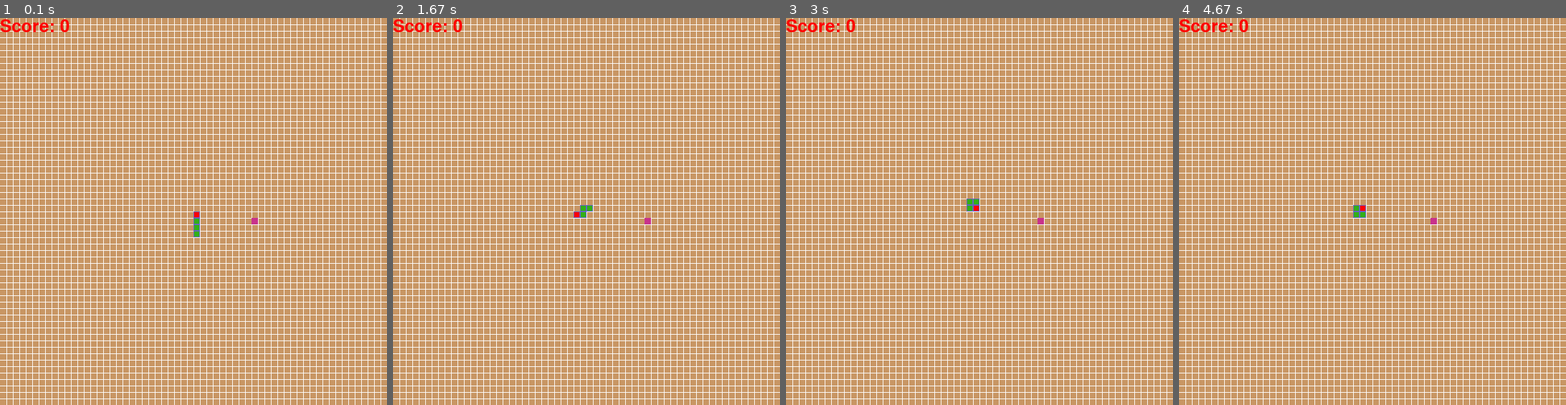
Above: before the commit, frames 1-4 (left to right).
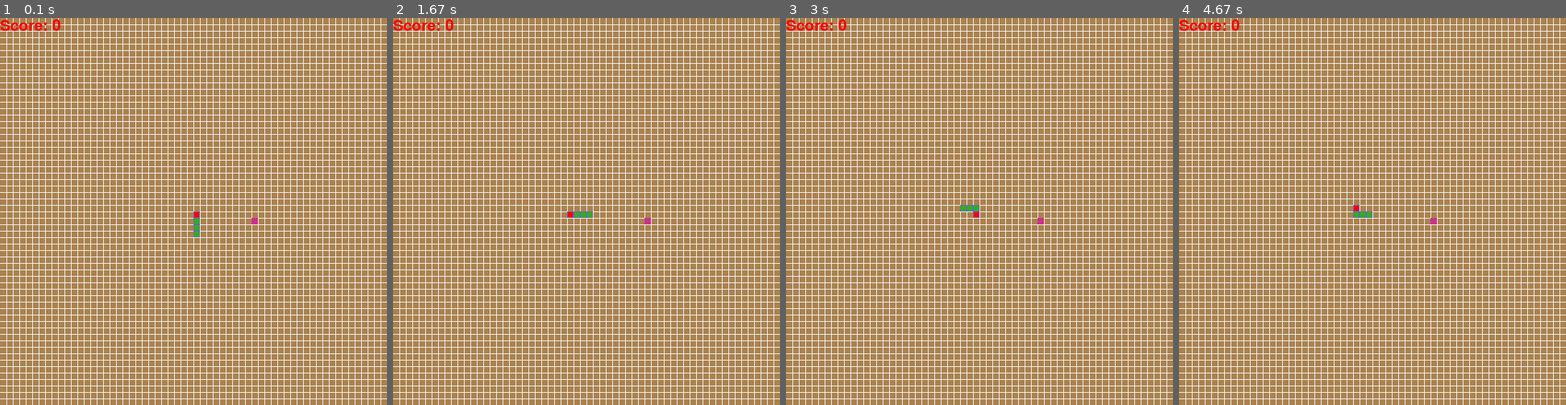
Above: after the commit, the same moments.

Repository: MRX44/Snake-pygame
Game: pygame game, started from Snake.py
Two runs of this game, one before a commit and one after it. Both use one fixed random seed, a clock stepped at 60 frames per second and the inputs below.
Inputs:
- Up to frame 1 (0.1 s): no input
- Up to frame 2 (1.67 s): hold Left 0.33-0.87 s; hold Down 0.9-1.2 s; hold Left 1.23-1.63 s
- Up to frame 3 (3 s): hold Up 1.67-2.03 s; hold Right 2.07-2.7 s; hold Down from 2.73 s (still down)
- Up to frame 4 (4.67 s): release Down at 3.1 s; hold Left 3.13-3.6 s; hold Right 3.63-4.1 s; hold Up 4.13-4.43 s; hold Right from 4.47 s (still down)

The runs differ from the first frame. In frame 1, 81% of the frame differs, in the area x 0-100%, y 0-100%; in frame 2, 81%; in frame 3, 81%; in frame 4, 81%.

Commit message:
add bounds and (game over and play again) buttons

Diff:
--- a/Snake.py
+++ b/Snake.py
@@ -1,5 +1,6 @@
 import pygame
 import random
+from pygame.locals import *
 
 pygame.init()
 
@@ -8,14 +9,18 @@
 HEIGHT = 600
 
 #colors
-bg = (200,150,100)
+bg = (170,130,80 )
 body_inner = (50,175,25)
 body_outer = (100,100,200)
 red = (255,0,0)
 food_color = (200,50,140)
-score_color = (255,0,0)
+red = (255,0,0)
+
 #define fon
-font = pygame.font.SysFont(None,40)
+font = pygame.font.SysFont(None,35)
+
+#set up rect for play again
+again_rect = Rect(WEIDTH//2 -80 , HEIGHT//2 , 150,60)
 
 #create window
 window = pygame.display.set_mode((WEIDTH,HEIGHT))
@@ -29,12 +34,12 @@
     for i in range(WEIDTH//cell_size):
         x+= cell_size
         y+=cell_size
-        pygame.draw.line(window,(255,255,255),(x,0),(x,600))
-        pygame.draw.line(window,(255,255,255),(0,y),(600,y))
+        pygame.draw.line(window,(255,255,255),(x,0),(x,WEIDTH))
+        pygame.draw.line(window,(255,255,255),(0,y),(HEIGHT,y))
 
 def draw_score():
     score_txt = "Score: " + str(score)
-    score_img = font.render(score_txt,True,score_color)
+    score_img = font.render(score_txt,True,red)
     window.blit(score_img,(0,0))
 
 #game variables
@@ -45,12 +50,42 @@
 new_food = True
 new_piece = [0,0]
 score = 0
+game_over = False
+clicked = False
+speed = 25
 
 #creat snake
 snake_pos = [[int(WEIDTH/2),int(HEIGHT/2)]]
 snake_pos.append([int(WEIDTH/2),int(HEIGHT/2)+ cell_size] )
 snake_pos.append([int(WEIDTH/2),int(HEIGHT/2)+ cell_size*2])
 snake_pos.append([int(WEIDTH/2),int(HEIGHT/2)+ cell_size*3])
+
+def check_game_over(game_over):
+
+    #first chech if snake has eaten itself
+    head_count =0
+    for segment in snake_pos:
+        if snake_pos[0] == segment and head_count > 0:
+            game_over = True
+        head_count +=1
+
+    #chech if snake has gone out of bounds
+    if snake_pos[0][0] < 0 or snake_pos[0][0] > WEIDTH or snake_pos[0][1] <0 or snake_pos[0][1] > HEIGHT :
+        game_over = True
+    return game_over
+
+def draw_game_over():
+    over_txt = "Game over!"
+    over_img = font.render(over_txt,True,(0,0,255))
+    pygame.draw.rect(window,red,(WEIDTH//2 -80 , HEIGHT //2 - 80 , 150 ,60 ))
+    window.blit(over_img,(WEIDTH//2 -80 , HEIGHT//2 -60))
+
+    again_txt = "Play Again?"
+    again_img = font.render(again_txt,True,(0,0,255))
+    pygame.draw.rect(window,red,again_rect)
+    window.blit(again_img,(WEIDTH//2 -80 , HEIGHT//2 +15))
+
+
 
 
 #set up loop with exit event
@@ -102,23 +137,52 @@
 
         #update score
         score +=1
-
-    if update_snake>20:
-        update_snake =0
-
-        snake_pos = snake_pos[-1:] + snake_pos[:-1]
-        if direction == 1:
-            snake_pos[0][0] = snake_pos[1][0]
-            snake_pos[0][1] = snake_pos[1][1] - cell_size
-        if direction == 3:
-            snake_pos[0][0] = snake_pos[1][0]
-            snake_pos[0][1] = snake_pos[1][1] + cell_size
-        if direction == 2:
-            snake_pos[0][0] = snake_pos[1][0] + cell_size
-            snake_pos[0][1] = snake_pos[1][1]
-        if direction == 4:
-            snake_pos[0][0] = snake_pos[1][0] - cell_size
-            snake_pos[0][1] = snake_pos[1][1]
+    if game_over == False :
+        if update_snake>speed:
+            update_snake =0
+
+            snake_pos = snake_pos[-1:] + snake_pos[:-1]
+            if direction == 1:
+                snake_pos[0][0] = snake_pos[1][0]
+                snake_pos[0][1] = snake_pos[1][1] - cell_size
+            if direction == 3:
+                snake_pos[0][0] = snake_pos[1][0]
+                snake_pos[0][1] = snake_pos[1][1] + cell_size
+            if direction == 2:
+                snake_pos[0][0] = snake_pos[1][0] + cell_size
+                snake_pos[0][1] = snake_pos[1][1]
+            if direction == 4:
+                snake_pos[0][0] = snake_pos[1][0] - cell_size
+                snake_pos[0][1] = snake_pos[1][1]
+
+            #check after game upadtes if game is over
+            game_over = check_game_over(game_over)
+    if game_over == True:
+        draw_game_over()
+        if event.type == pygame.MOUSEBUTTONDOWN and clicked == False:
+            clicked = True
+        if event.type == pygame.MOUSEBUTTONDOWN and clicked == True:
+            clicked = False
+            pos = pygame.mouse.get_pos()
+
+            if again_rect.collidepoint(pos):
+                #rest all variables
+
+                direction = 1 # 1 for up, 2 for right , 3 for down and 4 for left
+                update_snake = 0
+                food = [0,0]
+                new_food = True
+                new_piece = [0,0]
+                score = 0
+                game_over = False
+                cliked = False
+
+                #creat snake
+                snake_pos = [[int(WEIDTH/2),int(HEIGHT/2)]]
+                snake_pos.append([int(WEIDTH/2),int(HEIGHT/2)+ cell_size] )
+                snake_pos.append([int(WEIDTH/2),int(HEIGHT/2)+ cell_size*2])
+                snake_pos.append([int(WEIDTH/2),int(HEIGHT/2)+ cell_size*3])
+
 
 
     #draw snake
